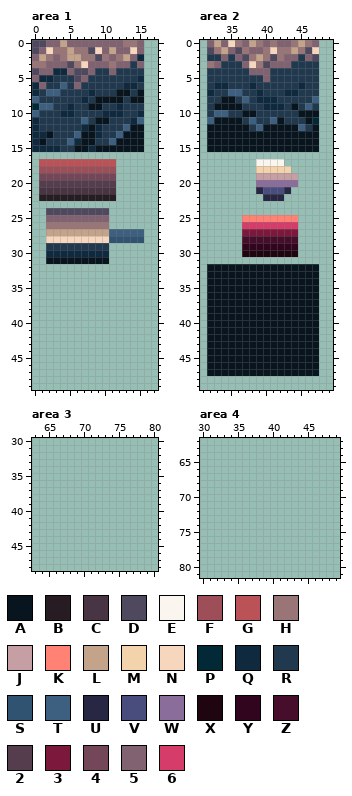
One commit to this pixel-art file: Alzey2025/Assets/Sprites/Raw/blocks.aseprite. This is how it looked before the edit.
160x160 pixels, 1 frame. Shown: area 1: x 0..17, y 0..49; area 2: x 31..49, y 0..49; area 3: x 63..80, y 30..48; area 4: x 30..49, y 62..81. The commit also changed other parts of the picture, which this record leaves out.
Palette (. is transparent): A #08141e  B #261c22  C #493443  D #4e495f  E #fbf5ef  F #9e4e58  G #ba5258  H #997577  J #c69fa5  K #ff8274  L #c3a38a  M #f2d3ab  N #f6d6bd  P #032936  Q #0f2a3f  R #20394f  S #305372  T #3d6080  U #272744  V #494d7e  W #8b6d9c  X #1f0510  Y #31051e  Z #460e2b  2 #563d4e  3 #7c183c  4 #744758  5 #816271  6 #d53c6a
Pixels before, area 1, first column x 0:
 0 DD55L55555555HH5
 1 D5NHHLHHDN5L55N5
 2 5LH5HLLHHDH5HL5Q
 3 HH555DHN555H55R5
 4 D55QQ5DD5RR5RRRR
 5 5QQRRRD5RRRRRRRQ
 6 Q5RRTR5RRRRRRQQR
 7 QRTTRRRRQRRRAARA
 8 TRRRRRRQRAAAARAA
 9 PTTRRQRRAARRQRRR
10 TRRRQQRRRRQQQRRQ
11 QRRRRRRTRAARRRQT
12 QRRRRRRQAQRRRTAA
13 QQARRRTAAQRRTAAA
14 QARRRTQAARRTAAAA
15 QQQQRRAAQAAAAAAA
16 ................
17 .GGGGGGGGGGG....
18 .FFFFFFFFFFF....
19 .44444444444....
20 .22222222222....
21 .CCCCCCCCCCC....
22 .BBBBBBBBBBB....
23 ................
24 ..DDDDDDDDD.....
25 ..555555555.....
26 ..HHHHHHHHH.....
27 ..LLLLLLLLLTTTTT
28 ..NNNNNNNNNSSSSS
29 ..RRRRRRRRR.....
30 ..QQQQQQQQQ.....
31 ..AAAAAAAAA.....
Pixels before, area 2, first column x 32:
 0 5L5NH5LH5H55HLH5
 1 DHL5DH55HNHHLHDN
 2 RR5R5DHLHDH55R5D
 3 H5RRR5NHD555RRRR
 4 RRRRRR555RRRRRRR
 5 RRRRRRRR5RRRRRRR
 6 RQQRRRQRRRRRRQRR
 7 QRRTTRRQRRRQQRRR
 8 RRAARTRQQQRRRRRT
 9 RAAAARRRQQQRARTR
10 RTTRRAARRRRRRAAA
11 TAAAARTRRTARRRAP
12 AAAAAARTAAAAATRA
13 AAAAAAAAAAAAAAAA
14 AAAAAAAAAAAAAAAA
15 AAAAAAAAAAAAAAAA
16 ................
17 .......EEEE.....
18 .......MMMMM....
19 .......JJJJJJ...
20 .......WWWWWW...
21 .......UVVVU....
22 ........UUU.....
23 ................
24 ................
25 .....KKKKKKKK...
26 .....66666666...
27 .....33333333...
28 .....ZZZZZZZZ...
29 .....YYYYYYYY...
30 .....XXXXXXXX...
31 ................
32 AAAAAAAAAAAAAAAA
33 AAAAAAAAAAAAAAAA
34 AAAAAAAAAAAAAAAA
35 AAAAAAAAAAAAAAAA
36 AAAAAAAAAAAAAAAA
37 AAAAAAAAAAAAAAAA
38 AAAAAAAAAAAAAAAA
39 AAAAAAAAAAAAAAAA
40 AAAAAAAAAAAAAAAA
41 AAAAAAAAAAAAAAAA
42 AAAAAAAAAAAAAAAA
43 AAAAAAAAAAAAAAAA
44 AAAAAAAAAAAAAAAA
45 AAAAAAAAAAAAAAAA
46 AAAAAAAAAAAAAAAA
47 AAAAAAAAAAAAAAAA
The result:
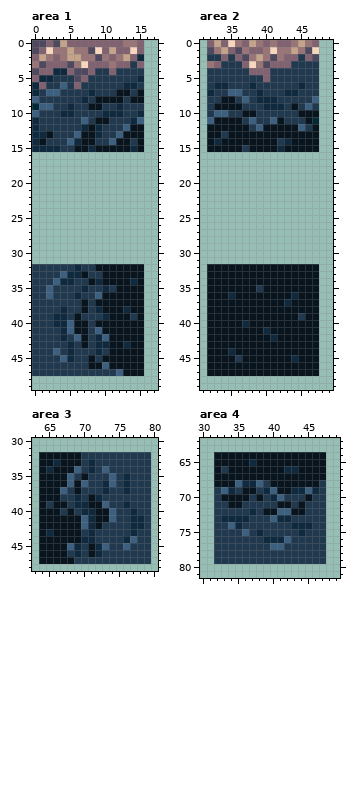
Change:
Changed rows in their new state; - is an unchanged pixel.
Area 1:
first column x 1:
 0 --D
 3 D--
first column x 0:
14 --------------R-
15 --------------Q-
17 -...........----
18 -...........----
19 -...........----
20 -...........----
21 -...........----
22 -...........----
24 --.........-----
25 --.........-----
26 --.........-----
27 --..............
28 --..............
29 --.........-----
30 --.........-----
31 --.........-----
32 RRRRRRQRRAAAAAAA
33 RRRRTQQARRAAAAAA
34 RRRTQQRRAQAAAAQA
35 RRTRRRRQRRQRAAAA
36 RRTRRRQRRTAAAAAA
37 RRRRRRRARAAAAAAA
38 RRRRQRRARQAAAQAA
39 RRRQQRARRRQAAARA
40 RRRQQTAARAAAAAAA
41 RRRRQTAARTAAAAAA
42 RRRRQRTARQTAAAAA
43 RRRRRQRARQQAAQAA
44 RRRTRQRRRQRAAAAA
45 RRRRTQRRARAAAAAA
46 RRRRRRRRAATAAAAA
47 RRRRRRRRRRRRTAAA
Area 2:
first column x 33:
13 -R----------
14 Q--------RQ-
15 ----R----Q--
17 ------....--
18 ------.....-
19 ------......
20 ------......
21 ------.....-
22 -------...--
25 ----........
26 ----........
27 ----........
28 ----........
29 ----........
30 ----........
first column x 35:
35 ----R------
36 Q--------Q-
37 --------Q--
39 ----------R
40 --Q--------
41 -----Q-----
42 ------Q----
44 Q----------
45 -R-------Q-
Area 3:
first column x 64:
32 AAAAAARRRRRRRRRR
33 AAQAAARQRRRRRRRR
34 AQAAATRQRTRRRRRR
35 AAAATRARRRTRQRRR
36 AAAATATRRQTRQRRR
37 AAATRARRRQRRQRRR
38 AAARRQRAQRRRRRRR
39 ARAARQQAATRRQRRR
40 AAARARQQAATRRQRR
41 AAAAAATQAATRRQQR
42 AAAAAATQARRRRQQR
43 AQAAAARQRRRRRQRR
44 AAAAAAQQRRRRQTRR
45 AAAATQRAQTRRTRRR
46 AAAARQRAQRRRRRRR
47 AAAAARRRRRRRRRRR
Area 4:
first column x 32:
64 AAAAAAAAAAAAAAAA
65 AAAAAQAAAAAAAAAA
66 ARAAAAAAAAQQAAAA
67 AAAAAAAAAAAAAAAA
68 AAATQQTRAAAAAAAR
69 RTQRAARQTAAQQTQR
70 RAAAARARQTRRRARR
71 RRAARRRRRAARARRR
72 RRRRRQRAATTAARRR
73 RQQQQRRRTQQRRRRR
74 RRTQRRRRRRRQQQRR
75 RRRRTRQRRRRRQRRR
76 RRRRRRRQQQTRRRRR
77 RRRRRRRRTTRRRRRR
78 RRRRRRRRRRRRRRRR
79 RRRRRRRRRRRRRRRR
Pixel boxes of the changes (left, top, right, bottom) in both pictures:
changed: (39, 40, 60, 68)
changed: (32, 138, 144, 376)
changed: (214, 131, 305, 362)
added: (39, 452, 151, 564)
added: (214, 452, 326, 564)
